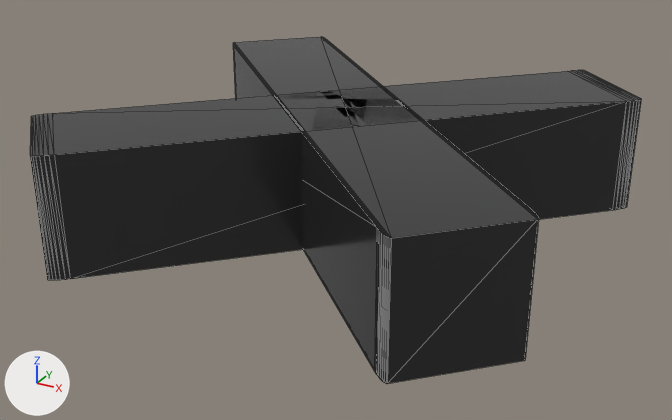
Renders of the glTF model public/models/plus.glb from each side of a commit.
Both versions are drawn from a camera (50 mm lens) standing at (0.27, -0.532, 0.192) and looking at (0.004, -0.049, -0.049). Arrows for +X, +Y and +Z are at lower left; the lights stay in place. Mesh edges are drawn as thin lines. Where no turn or scale is listed for an object, it has been applied to the vertices. Vertices at the same position are counted once.
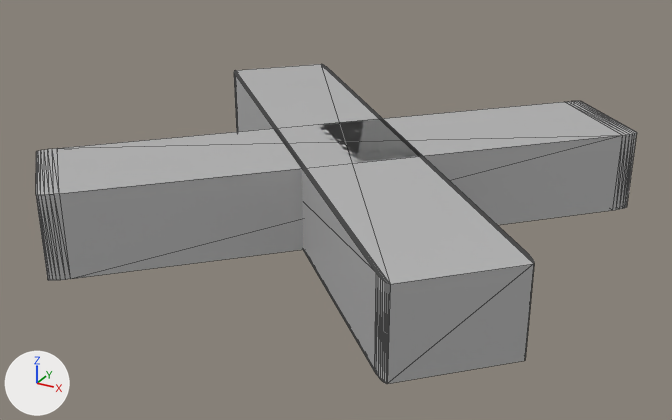
The newer file is also turned or shifted as a whole; pictures and numbers use the older file's frame.

Boxes (x1, y1, x2, y2) around the edits, measured in the pictures (672 x 420 px):
'Object_8', recoloured, mesh rescaled (black to grey, 8% shorter)
    before: (30, 37, 641, 384)
    after: (36, 64, 637, 384)

Patch to the scene script:
```diff
--- a/public/models/plus.glb.py
+++ b/public/models/plus.glb.py
@@ mat_material_0 @@
 mat_material_0 = principled_material('Material_0')
-mat_material_0.base_color = (0.0235, 0.0235, 0.0235)  # black #2a2a2a
+mat_material_0.base_color = (0.569, 0.569, 0.569)  # light grey #c7c7c7
 mat_material_0.roughness = 0.156
@@ me_mesh_0 @@
 me_mesh_0.from_pydata(...)  # 128 vertices, 248 faces; spans x -0.159..0.159, y -0.159..0.159, z -0.038..0.038
 # used by ob_object_8; location = (0.0038, -0.0362, -0.022)
+# me_mesh_0 part 1: the whole mesh is scaled about its middle by (1, 1, 0.7), then moved by (0.0, 0.0, -0.011)
 me_mesh_0.materials.append(mat_material_0)
```
